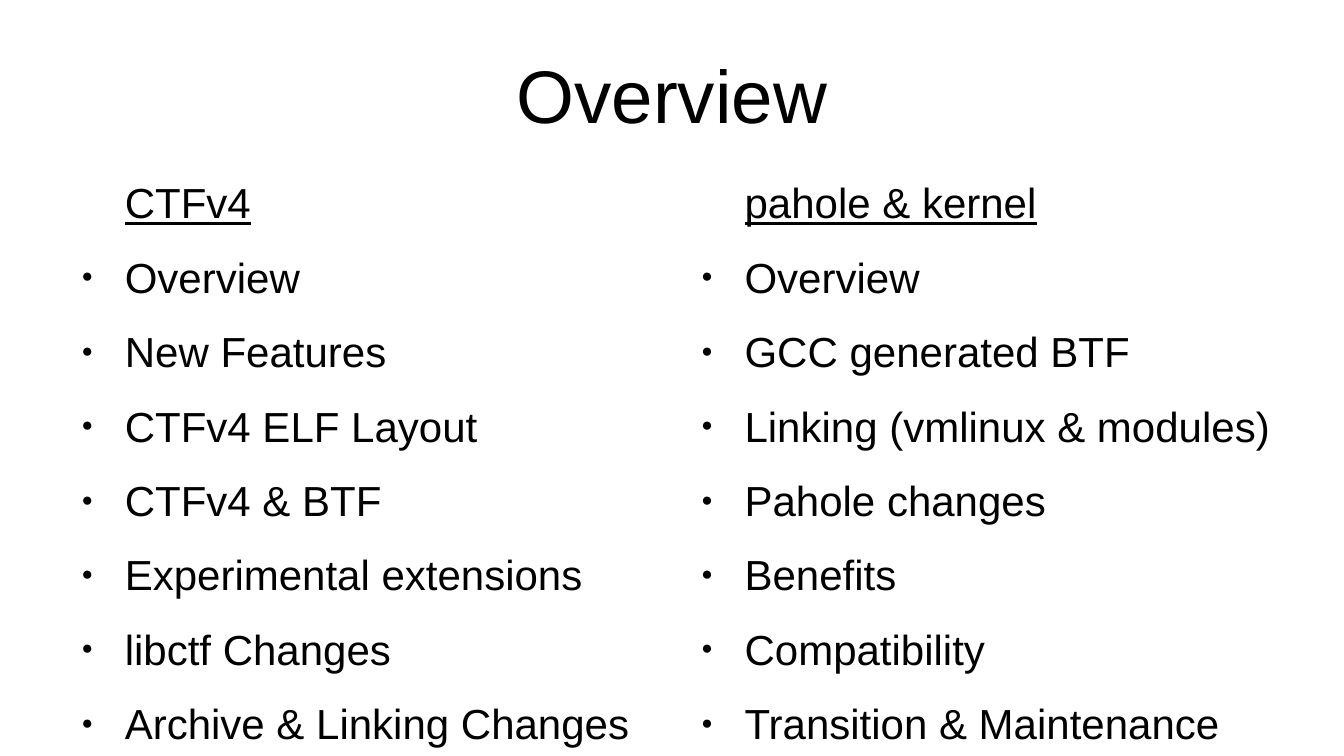
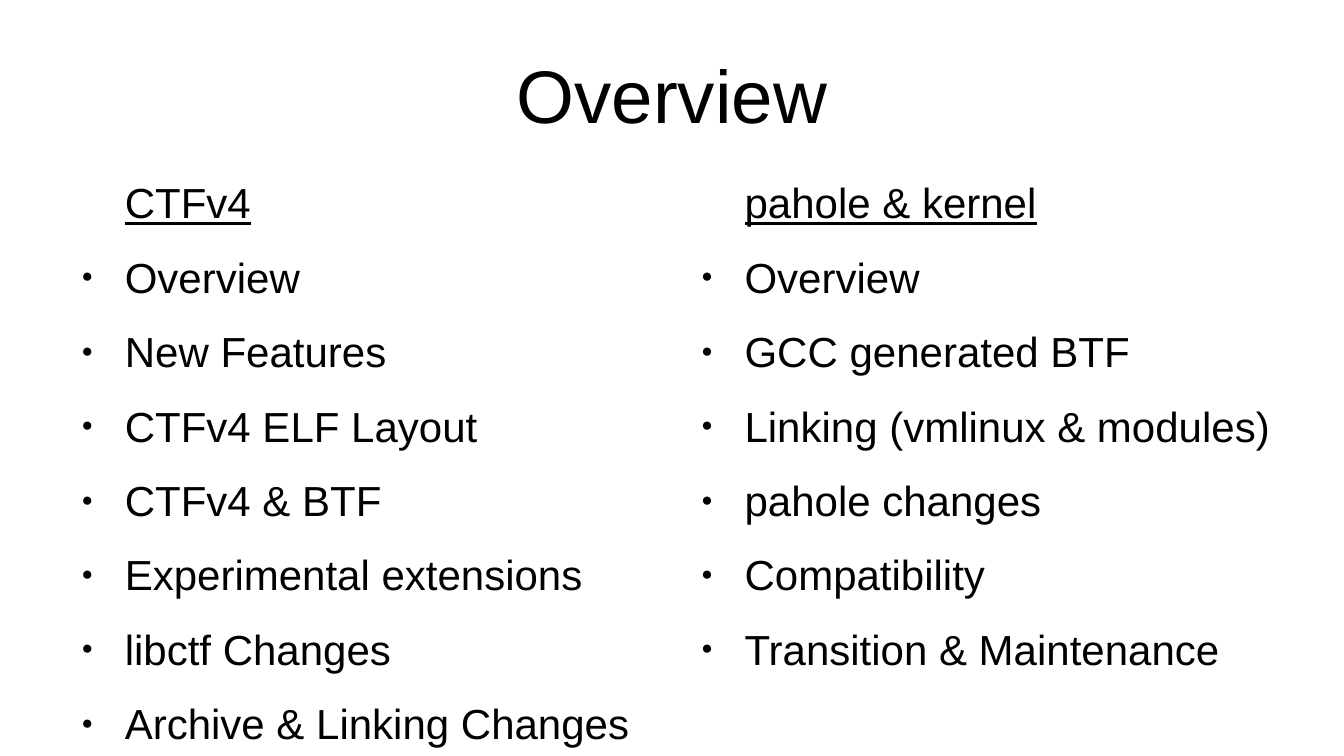
Before and after one commit to peter-shoes/lsfmm_slides, a slide deck: slide 2 of ctf_lsfmm.odp. Drawn at 1344x756 pixels with LibreOffice and Linux fonts; fonts in the diff are those of the drawing. Boxes give left, top, right and bottom in pixels: in the first picture for what was removed or moved away, otherwise in the second. Text is boxed around its words. In the diff, an @@ line names an element or a change of style, - is before the commit and + after.

```diff
--- a/ctf_lsfmm.odp
+++ b/ctf_lsfmm.odp
@@ text at [745,485,1041,524]: text changed @@
-● Pahole changes
-● Benefits
+● pahole changes
```
Also in this commit, not shown: 9 other slides changed, 1 slide added, 2 slides removed.
